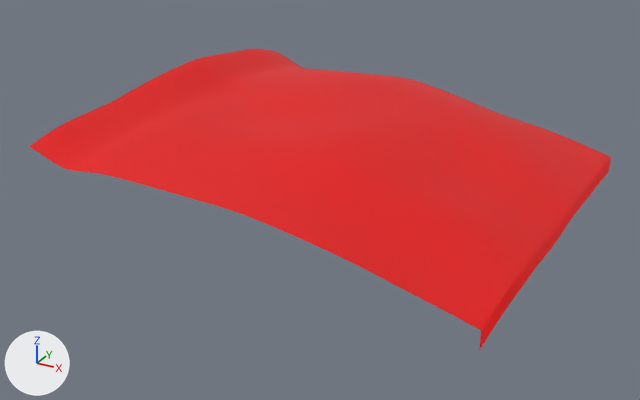
Two versions of the glTF model public/assets/testmap/terrain_3_3.glb, one commit apart.
Before and after are seen from a 50 mm camera at (118.8, -11.9, 47.6) aimed at (73.0, 71.3, 6.0). Arrows for +X, +Y and +Z are at lower left; the lights stay in place. The older version comes first. Vertices at exactly the same position are counted once.

Before the edit, the objects in view are built like this:
```python
me_terrain_3_3_0 = bpy.data.meshes.new('terrain_3_3.0')
me_terrain_3_3_0.from_pydata(...)  # 2601 vertices, 5000 faces; spans x 50.0..100.0, y 50.0..100.0, z 6.7..18.0
me_terrain_3_3_0.materials.append(mat_terrain_blend)
me_terrain_3_3_1 = bpy.data.meshes.new('terrain_3_3.1')
me_terrain_3_3_1.from_pydata(...)  # 202 vertices, 200 faces; spans x 50.0..100.0, y 50.0..100.0, z 4.7..14.4
me_terrain_3_3_1.materials.append(mat_ground_forest)
ob_terrain_3_3_0 = bpy.data.objects.new('terrain_3_3.0', me_terrain_3_3_0)
ob_terrain_3_3_0.location = (0.0, 0.0, 0.0)
ob_terrain_3_3_1 = bpy.data.objects.new('terrain_3_3.1', me_terrain_3_3_1)
ob_terrain_3_3_1.location = (0.0, 0.0, 0.0)
```
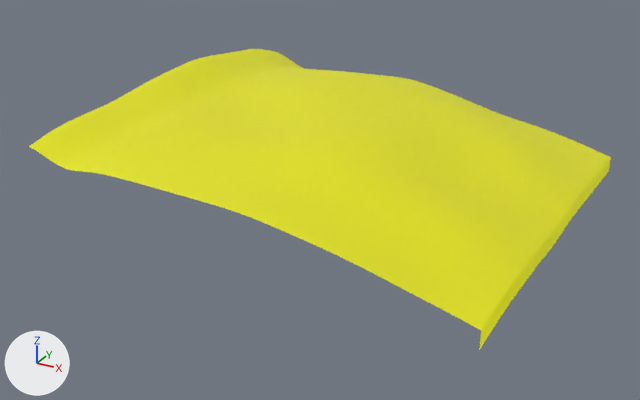
What differs and where, as boxes [x1, y1, x2, y2] in the pictures (640 x 400 px):
part 1 of me_terrain_3_3_0, recoloured (red to yellow): [29, 49, 611, 330] in both
part 2 of me_terrain_3_3_1, recoloured: [479, 158, 611, 351] in both

The change in detail:
me_terrain_3_3_0 has 2601 vertices, 5000 faces and spans x 50.0..100.0, y 50.0..100.0, z 6.7..18.0.
me_terrain_3_3_0 is used by ob_terrain_3_3_0; location (0.0, 0.0, 0.0).
me_terrain_3_3_0 part 1: 5000 faces centred in x 50.3..99.7, y 50.3..99.7, z 6.9..17.8 are repainted in the vertex colours; the middle colour goes from red #ff0000 to yellow #ffff00.
me_terrain_3_3_1 has 202 vertices, 200 faces and spans x 50.0..100.0, y 50.0..100.0, z 4.7..14.4.
me_terrain_3_3_1 is used by ob_terrain_3_3_1; location (0.0, 0.0, 0.0).
me_terrain_3_3_1 part 2: 200 faces centred in x 50.3..100.0, y 50.3..100.0, z 5.4..13.5 are repainted in the vertex colours; the middle colour goes from red #ff0000 to yellow #ffff00.
